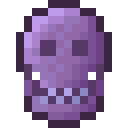
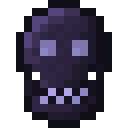
Layers edited between the first and the second 128x128 image:
added layer "Layer #2" above "Layer #1" over [16, 0, 112, 128]
